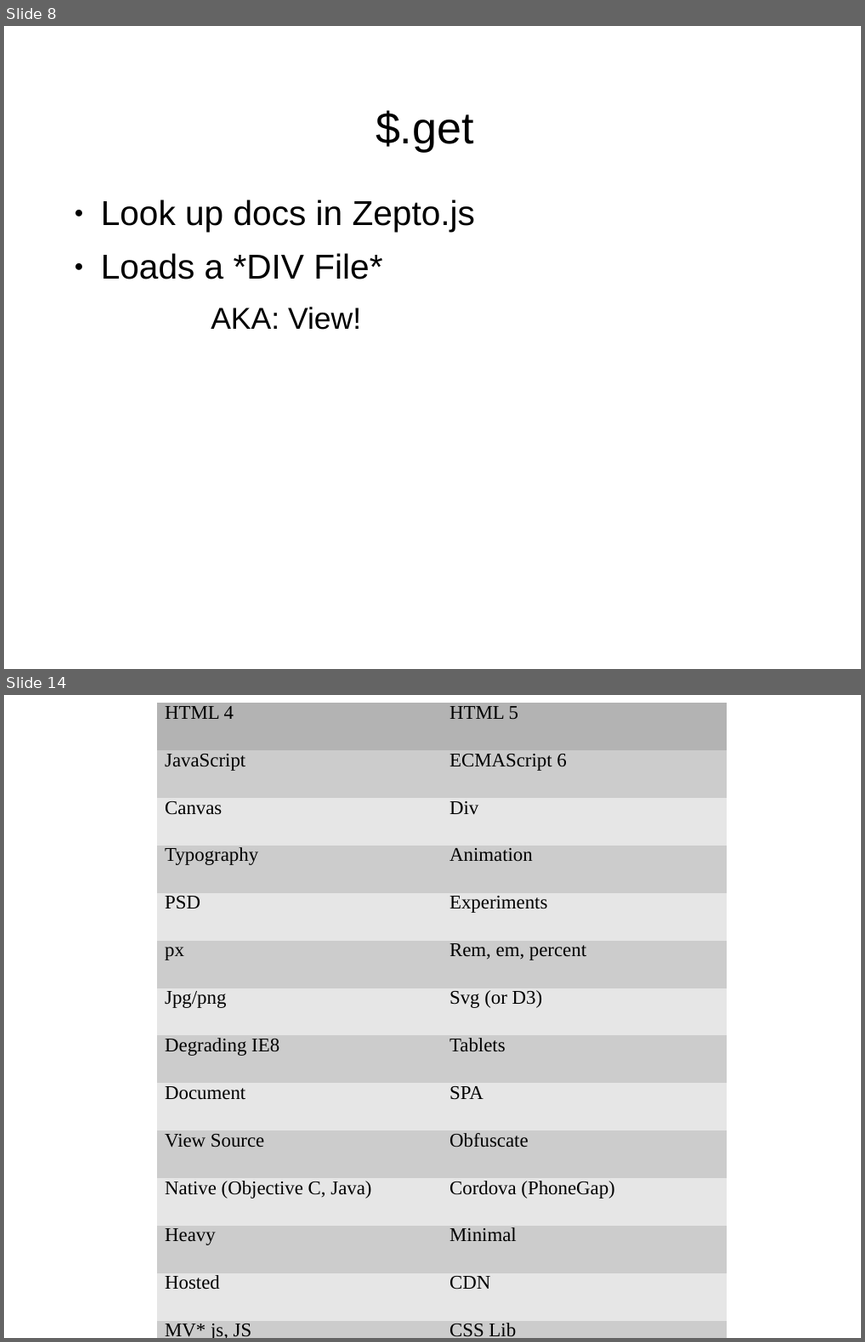
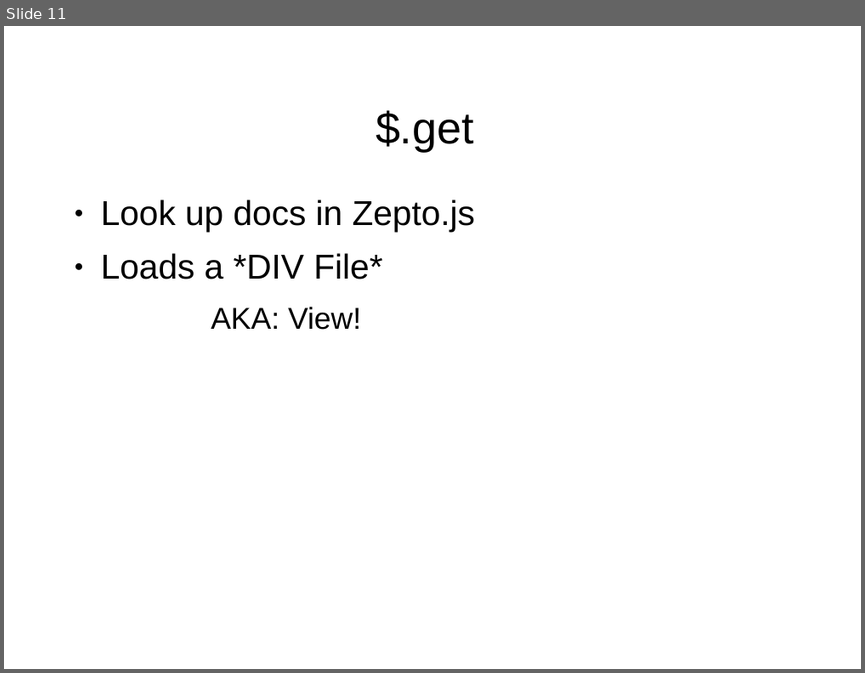
Before and after one commit to shawea/blueGrass, a slide deck: trainTheTrainer/short.odp. Shown one above the other, each under a label of ours: slides 8 and 14 before the commit, slide 11 after it; the slides between them are not shown. The pictures are 865x1342 and 865x673 pixels, drawn with LibreOffice and Linux fonts; fonts in the diff are those of the drawing; background and template pictures are left out. Boxes give left, top, right and bottom in pixels: in the first picture for what was removed or moved away, otherwise in the second. Text is boxed around its words. In the diff, an @@ line names an element or a change of style, - is before the commit and + after.

```diff
--- a/trainTheTrainer/short.odp
+++ b/trainTheTrainer/short.odp
@@ slide 14 removed at [4,695,861,1338], background picture (left out) @@
@@ table removed at [157,703,727,1338], 15 rows, 2 columns @@
-HTML 4 | HTML 5
-JavaScript | ECMAScript 6
-Canvas | Div
-Typography | Animation
-PSD | Experiments
-px | Rem, em, percent
-Jpg/png | Svg (or D3)
-Degrading IE8 | Tablets
-Document | SPA
-View Source | Obfuscate
-Native (Objective C, Java) | Cordova (PhoneGap)
-Heavy | Minimal
-Hosted | CDN
-MV* js, JS | CSS Lib
-Ruby, PHP, Python, JSP, ASP | API
@@ what was slide 8 is now slide 11 @@
```
Also in this commit, not shown: 13 slides added, 9 other slides removed, 2 other files.
